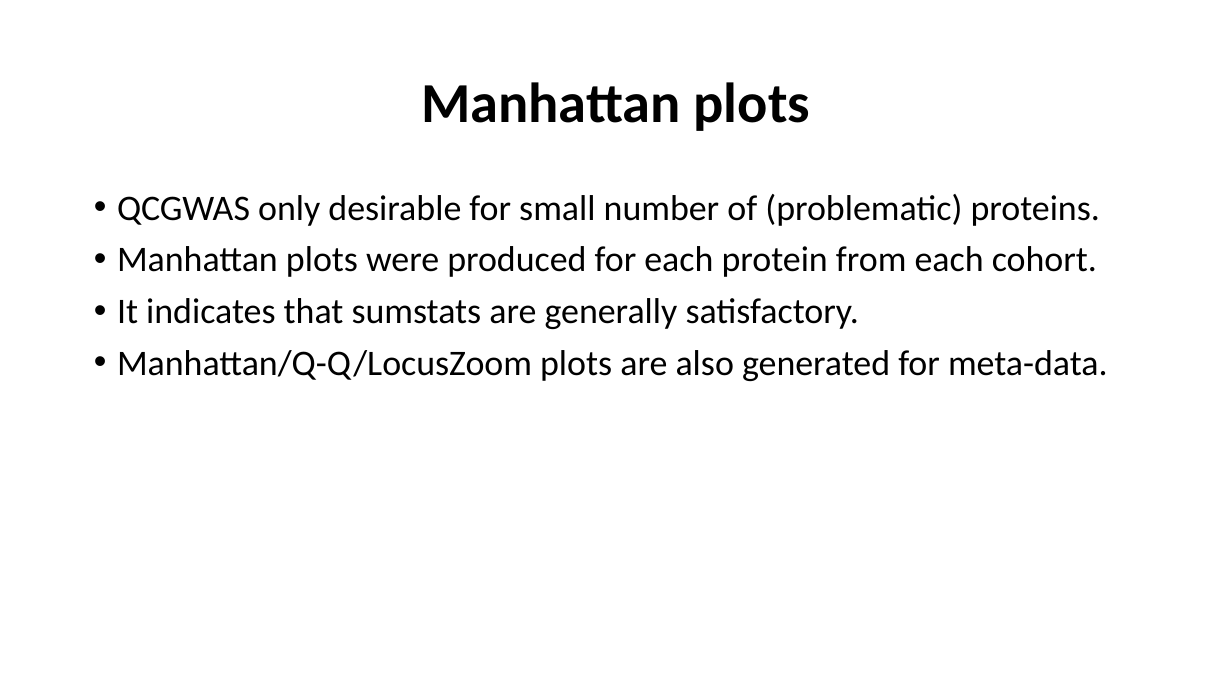
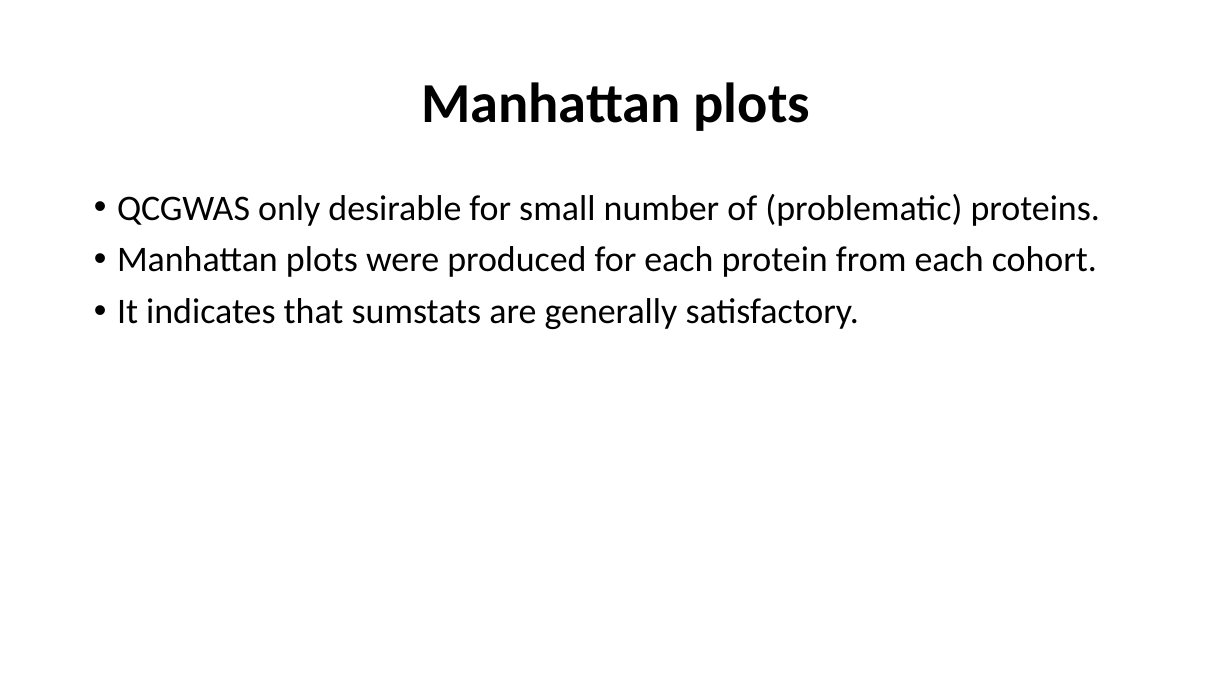
Before and after one commit to jinghuazhao/INF, a slide deck: slide 7 of doc/SCALLOP_INF1-120419.pptx. Drawn at 1232x693 pixels with LibreOffice and Linux fonts; fonts in the diff are those of the drawing. Boxes give left, top, right and bottom in pixels: in the first picture for what was removed or moved away, otherwise in the second. Text is boxed around its words. In the diff, an @@ line names an element or a change of style, - is before the commit and + after.

```diff
--- a/doc/SCALLOP_INF1-120419.pptx
+++ b/doc/SCALLOP_INF1-120419.pptx
@@ text at [117, 350, 1108, 381]: paragraph removed @@
-• Manhattan/Q-Q/LocusZoom plots are also generated for meta-data.
```
Also in this commit, not shown: 7 other slides changed.
